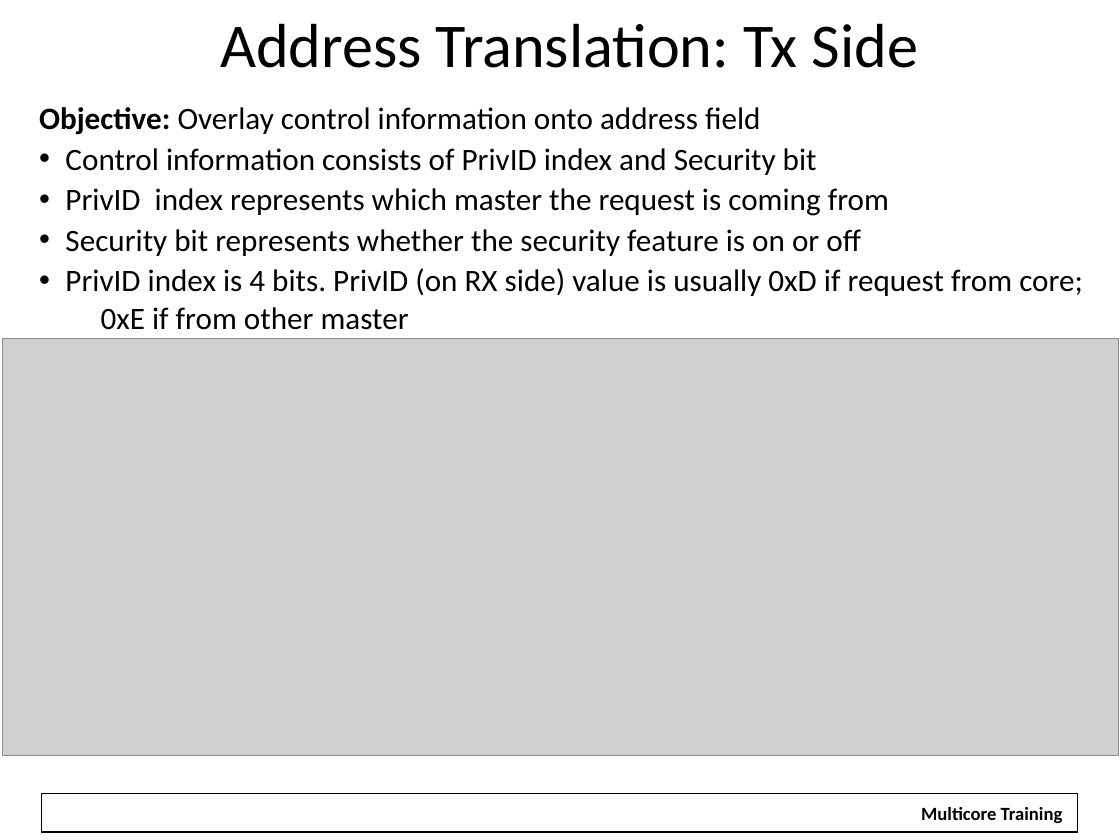
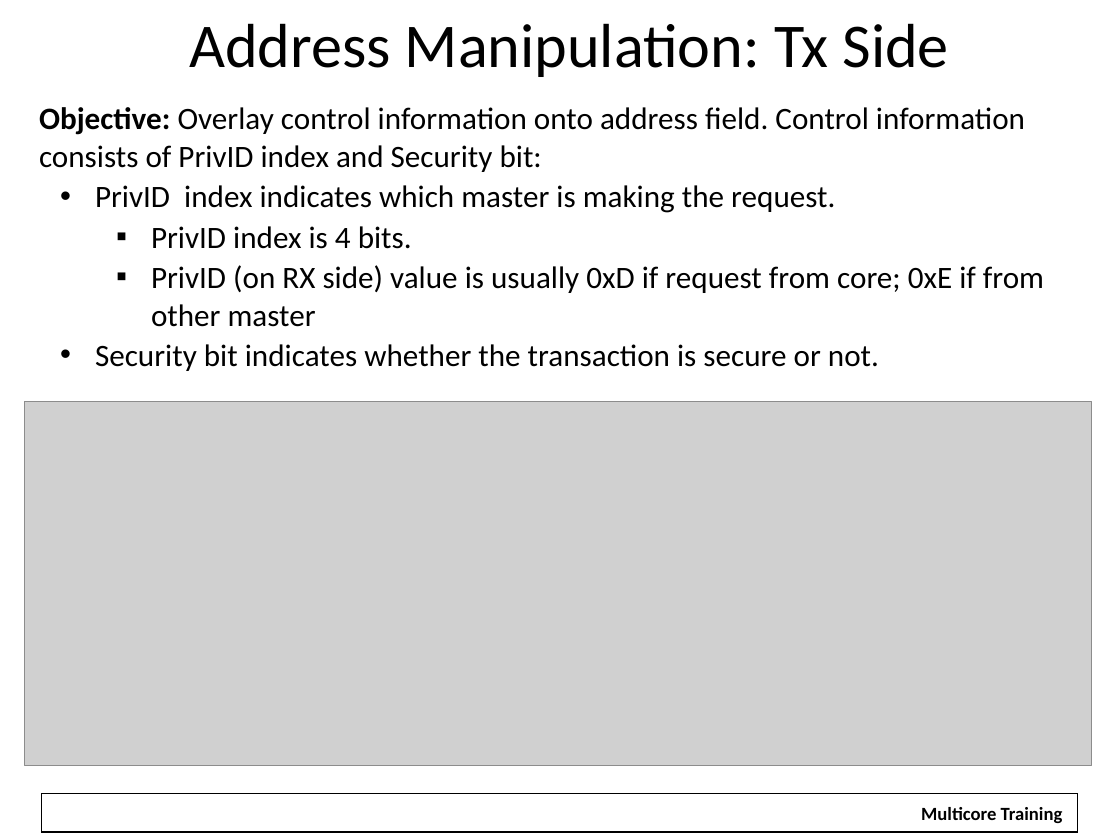
Before and after one commit to hari1989/keystone-workshop, a slide deck: slide 21 of slides/Intro to Hyperlink.pptx (slide 22 before the commit). Drawn at 1120x840 pixels with LibreOffice and Linux fonts; fonts in the diff are those of the drawing; grey boxes stand for pictures; background and template pictures are left out. Boxes give left, top, right and bottom in pixels: in the first picture for what was removed or moved away, otherwise in the second. Text is boxed around its words. In the diff, an @@ line names an element or a change of style, - is before the commit and + after.

```diff
--- a/slides/Intro to Hyperlink.pptx
+++ b/slides/Intro to Hyperlink.pptx
@@ text at bbox=[189, 23, 949, 77]: text changed @@
-Address Translation: Tx Side
+Address Manipulation: Tx Side
@@ text at bbox=[39, 107, 1044, 371]: text changed @@
-Objective: Overlay control information onto address field
-• Control information consists of PrivID index and Security bit
-• PrivID index represents which master the request is coming from
-• Security bit represents whether the security feature is on or off
-• PrivID index is 4 bits. PrivID (on RX side) value is usually 0xD if request from core;
-  0xE if from other master
+Objective: Overlay control information onto address field. Control information consists of PrivID index and Security bit:
+  • PrivID index indicates which master is making the request.
+    ▪ PrivID index is 4 bits.
+    ▪ PrivID (on RX side) value is usually 0xD if request from core; 0xE if from other master
+  • Security bit indicates whether the transaction is secure or not.
@@ picture: place and size @@
-picture at bbox=[2, 338, 1118, 756]
+picture at bbox=[25, 401, 1092, 765]
```
Also in this commit, not shown: 18 other slides changed, 1 slide removed.
